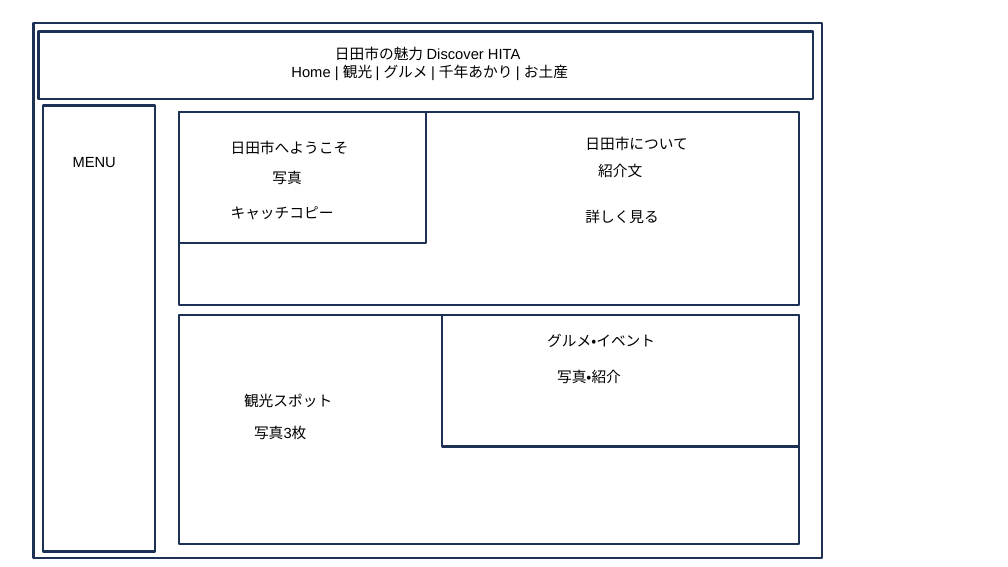
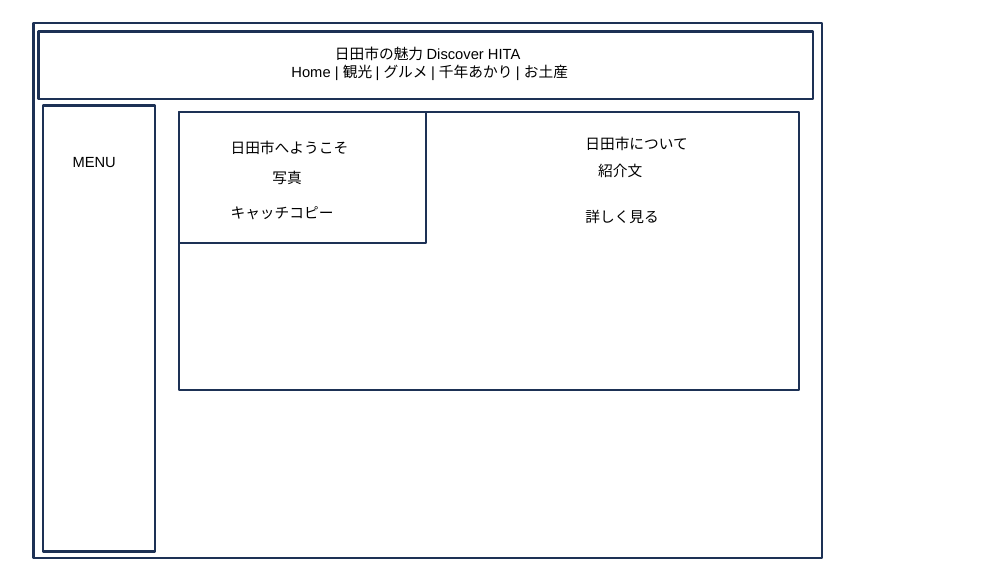
Before and after one commit to ckg25023-cpu/zemi, a slide deck: slide 6 of 卒業制作 テーマ・中間発表.pptx. Drawn at 1008x567 pixels with LibreOffice and Linux fonts; fonts in the diff are those of the drawing. Boxes give left, top, right and bottom in pixels: in the first picture for what was removed or moved away, otherwise in the second. Text is boxed around its words. In the diff, an @@ line names an element or a change of style, - is before the commit and + after.

Commit message:
fix

```diff
--- a/卒業制作 テーマ・中間発表.pptx
+++ b/卒業制作 テーマ・中間発表.pptx
@@ rectangle: place and size @@
-rectangle at [179,112,799,306]
+rectangle at [179,112,799,390]
@@ rectangle removed at [179,315,799,544] @@
@@ rectangle removed at [442,315,799,447] @@
@@ text removed at [547,333,655,347] @@
-グルメ・イベント
@@ text removed at [557,369,621,384] @@
-写真・紹介
@@ text removed at [244,393,332,407] @@
-観光スポット
@@ text removed at [254,425,306,440] @@
-写真3枚
```
Also in this commit, not shown: 1 other slide changed, 1 slide added.
